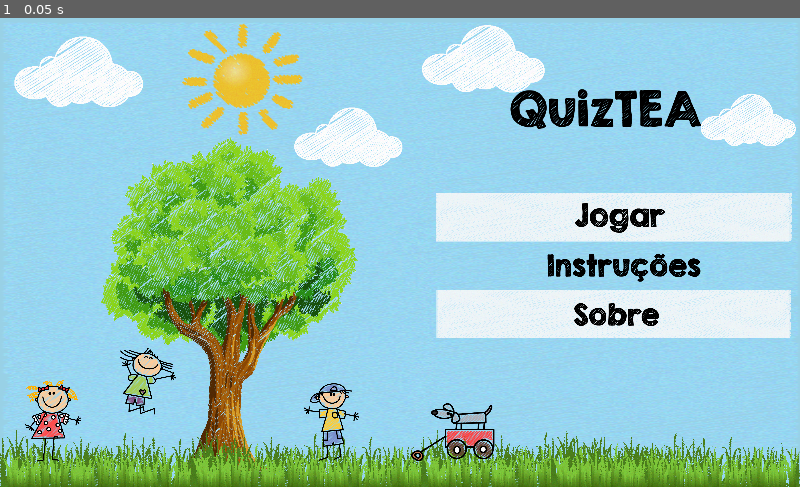
Above: before the commit, frame 1.
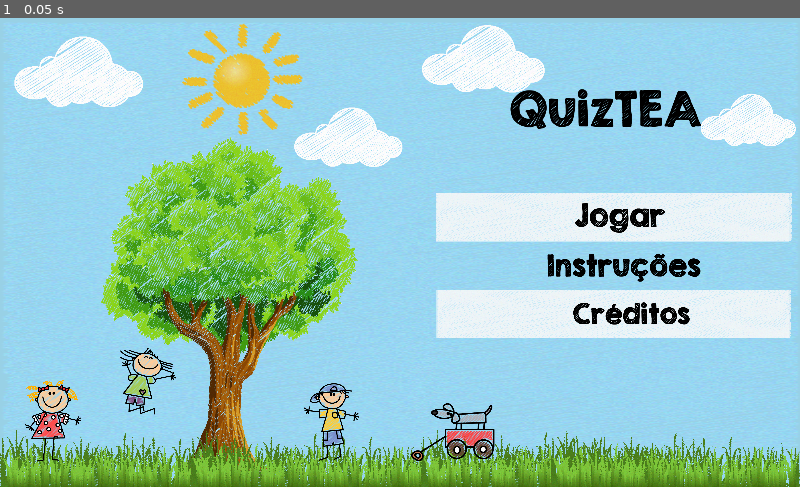
Above: after the commit, the same moment.

Repository: victoriaogomes/QuizTEA
Game: Godot game, scene res://screens/titleScreen.tscn
The game is run twice, just before and just after one commit, with the same random seed, the same clock (stepped at 60 frames per second) and the same inputs.
Inputs:
- Up to frame 1 (0.05 s): no input

The runs differ from the first frame. In frame 1, 0.4% of the frame differs, in the area x 71-87%, y 60-66%.

Commit message:
Tela de créditos pronta

Diff:
--- a/Game/screens/optionsAnimation.tscn
+++ b/Game/screens/optionsAnimation.tscn
@@ -225,6 +225,7 @@
 script = ExtResource( 1 )
 
 [node name="ColorRect" type="ColorRect" parent="."]
+self_modulate = Color( 1, 1, 1, 0 )
 margin_left = -315.0
 margin_top = -480.226
 margin_right = 713.0
@@ -232,6 +233,7 @@
 color = Color( 0.00392157, 0, 0, 0.882353 )
 
 [node name="close" type="TouchScreenButton" parent="."]
+self_modulate = Color( 1, 1, 1, 0 )
 position = Vector2( 641.001, -466.567 )
 scale = Vector2( 0.376, 0.376 )
 normal = ExtResource( 2 )
@@ -243,7 +245,8 @@
 anims/zoom_in_Option2 = SubResource( 4 )
 
 [node name="TouchScreenButton" type="TouchScreenButton" parent="."]
-position = Vector2( -23.8256, -448.338 )
+self_modulate = Color( 1, 1, 1, 0 )
+position = Vector2( -234.685, -0.290527 )
 scale = Vector2( 0.394105, 0.394105 )
 normal = ExtResource( 3 )
 
--- a/Game/screens/titleScreen.tscn
+++ b/Game/screens/titleScreen.tscn
@@ -14,12 +14,233 @@
 [ext_resource path="res://sprites/images/whiteBackground.png" type="Texture" id=12]
 [ext_resource path="res://sprites/texts/Jogar.png" type="Texture" id=13]
 [ext_resource path="res://sprites/texts/instructions.png" type="Texture" id=14]
-[ext_resource path="res://sprites/texts/Sobre.png" type="Texture" id=15]
+[ext_resource path="res://sprites/texts/Creditos.png" type="Texture" id=15]
 [ext_resource path="res://transition.tres" type="Animation" id=16]
 [ext_resource path="res://sprites/images/logo.png" type="Texture" id=17]
+[ext_resource path="res://sprites/texts/about.png" type="Texture" id=18]
+[ext_resource path="res://sprites/texts/Voltar.png" type="Texture" id=19]
 
 [sub_resource type="Animation" id=1]
-resource_name = "logoAnimation"
+resource_name = "creditScreen"
+length = 2.0
+tracks/0/type = "value"
+tracks/0/path = NodePath("../option1:rect_position")
+tracks/0/interp = 1
+tracks/0/loop_wrap = true
+tracks/0/imported = false
+tracks/0/enabled = true
+tracks/0/keys = {
+"times": PoolRealArray( 0, 1 ),
+"transitions": PoolRealArray( 1, 1 ),
+"update": 0,
+"values": [ Vector2( 249.122, -251.791 ), Vector2( 719.163, -251.791 ) ]
+}
+tracks/1/type = "value"
+tracks/1/path = NodePath("../option1:self_modulate")
+tracks/1/interp = 1
+tracks/1/loop_wrap = true
+tracks/1/imported = false
+tracks/1/enabled = true
+tracks/1/keys = {
+"times": PoolRealArray( 0, 1 ),
+"transitions": PoolRealArray( 1, 1 ),
+"update": 0,
+"values": [ Color( 1, 1, 1, 1 ), Color( 1, 1, 1, 0 ) ]
+}
+tracks/2/type = "value"
+tracks/2/path = NodePath("../option1/Sprite:position")
+tracks/2/interp = 1
+tracks/2/loop_wrap = true
+tracks/2/imported = false
+tracks/2/enabled = true
+tracks/2/keys = {
+"times": PoolRealArray( 0, 1 ),
+"transitions": PoolRealArray( 1, 1 ),
+"update": 0,
+"values": [ Vector2( 227.674, 29.9532 ), Vector2( 227.674, 29.9532 ) ]
+}
+tracks/3/type = "value"
+tracks/3/path = NodePath("../option1/Sprite:self_modulate")
+tracks/3/interp = 1
+tracks/3/loop_wrap = true
+tracks/3/imported = false
+tracks/3/enabled = true
+tracks/3/keys = {
+"times": PoolRealArray( 0, 1 ),
+"transitions": PoolRealArray( 1, 1 ),
+"update": 0,
+"values": [ Color( 1, 1, 1, 0.780392 ), Color( 1, 1, 1, 0 ) ]
+}
+tracks/4/type = "value"
+tracks/4/path = NodePath("../option1/play:position")
+tracks/4/interp = 1
+tracks/4/loop_wrap = true
+tracks/4/imported = false
+tracks/4/enabled = true
+tracks/4/keys = {
+"times": PoolRealArray( 0, 1 ),
+"transitions": PoolRealArray( 1, 1 ),
+"update": 0,
+"values": [ Vector2( 148.898, 3.25494 ), Vector2( 148.898, 3.25494 ) ]
+}
+tracks/5/type = "value"
+tracks/5/path = NodePath("../option1/play:self_modulate")
+tracks/5/interp = 1
+tracks/5/loop_wrap = true
+tracks/5/imported = false
+tracks/5/enabled = true
+tracks/5/keys = {
+"times": PoolRealArray( 0, 1 ),
+"transitions": PoolRealArray( 1, 1 ),
+"update": 0,
+"values": [ Color( 1, 1, 1, 1 ), Color( 1, 1, 1, 0 ) ]
+}
+tracks/6/type = "value"
+tracks/6/path = NodePath("../instructions:self_modulate")
+tracks/6/interp = 1
+tracks/6/loop_wrap = true
+tracks/6/imported = false
+tracks/6/enabled = true
+tracks/6/keys = {
+"times": PoolRealArray( 0, 1 ),
+"transitions": PoolRealArray( 1, 1 ),
+"update": 0,
+"values": [ Color( 1, 1, 1, 1 ), Color( 1, 1, 1, 0 ) ]
+}
+tracks/7/type = "value"
+tracks/7/path = NodePath("../option3:rect_position")
+tracks/7/interp = 1
+tracks/7/loop_wrap = true
+tracks/7/imported = false
+tracks/7/enabled = true
+tracks/7/keys = {
+"times": PoolRealArray( 0, 1 ),
+"transitions": PoolRealArray( 1, 1 ),
+"update": 0,
+"values": [ Vector2( 249.122, -129.204 ), Vector2( 720.329, -129.204 ) ]
+}
+tracks/8/type = "value"
+tracks/8/path = NodePath("../option3/sprite3:position")
+tracks/8/interp = 1
+tracks/8/loop_wrap = true
+tracks/8/imported = false
+tracks/8/enabled = true
+tracks/8/keys = {
+"times": PoolRealArray( 0, 1 ),
+"transitions": PoolRealArray( 1, 1 ),
+"update": 0,
+"values": [ Vector2( 227.837, 31.4136 ), Vector2( 227.837, 31.4136 ) ]
+}
+tracks/9/type = "value"
+tracks/9/path = NodePath("../option3/creditos:position")
+tracks/9/interp = 1
+tracks/9/loop_wrap = true
+tracks/9/imported = false
+tracks/9/enabled = true
+tracks/9/keys = {
+"times": PoolRealArray( 0, 1 ),
+"transitions": PoolRealArray( 1, 1 ),
+"update": 0,
+"values": [ Vector2( 173.272, 7.6499 ), Vector2( 173.272, 7.6499 ) ]
+}
+tracks/10/type = "value"
+tracks/10/path = NodePath("../option3/creditos:self_modulate")
+tracks/10/interp = 1
+tracks/10/loop_wrap = true
+tracks/10/imported = false
+tracks/10/enabled = true
+tracks/10/keys = {
+"times": PoolRealArray( 0, 1 ),
+"transitions": PoolRealArray( 1, 1 ),
+"update": 0,
+"values": [ Color( 1, 1, 1, 1 ), Color( 1, 1, 1, 0 ) ]
+}
+tracks/11/type = "value"
+tracks/11/path = NodePath("../option3/sprite3:self_modulate")
+tracks/11/interp = 1
+tracks/11/loop_wrap = true
+tracks/11/imported = false
+tracks/11/enabled = true
+tracks/11/keys = {
+"times": PoolRealArray( 0, 1 ),
+"transitions": PoolRealArray( 1, 1 ),
+"update": 0,
+"values": [ Color( 1, 1, 1, 0.780392 ), Color( 1, 1, 1, 0 ) ]
+}
+tracks/12/type = "value"
+tracks/12/path = NodePath("../option3:self_modulate")
+tracks/12/interp = 1
+tracks/12/loop_wrap = true
+tracks/12/imported = false
+tracks/12/enabled = true
+tracks/12/keys = {
+"times": PoolRealArray( 0, 1 ),
+"transitions": PoolRealArray( 1, 1 ),
+"update": 0,
+"values": [ Color( 1, 1, 1, 1 ), Color( 1, 1, 1, 0 ) ]
+}
+tracks/13/type = "value"
+tracks/13/path = NodePath("../creditos:self_modulate")
+tracks/13/interp = 1
+tracks/13/loop_wrap = true
+tracks/13/imported = false
+tracks/13/enabled = true
+tracks/13/keys = {
+"times": PoolRealArray( 0, 1, 2 ),
+"transitions": PoolRealArray( 1, 1, 1 ),
+"update": 0,
+"values": [ Color( 1, 1, 1, 0 ), Color( 1, 1, 1, 0 ), Color( 1, 1, 1, 1 ) ]
+}
+tracks/14/type = "value"
+tracks/14/path = NodePath("../logo2:self_modulate")
+tracks/14/interp = 1
+tracks/14/loop_wrap = true
+tracks/14/imported = false
+tracks/14/enabled = true
+tracks/14/keys = {
+"times": PoolRealArray( 0, 1, 2 ),
+"transitions": PoolRealArray( 1, 1, 1 ),
+"update": 0,
+"values": [ Color( 1, 1, 1, 0 ), Color( 1, 1, 1, 0 ), Color( 1, 1, 1, 1 ) ]
+}
+tracks/15/type = "value"
+tracks/15/path = NodePath("../goBack:self_modulate")
+tracks/15/interp = 1
+tracks/15/loop_wrap = true
+tracks/15/imported = false
+tracks/15/enabled = true
+tracks/15/keys = {
+"times": PoolRealArray( 0, 1, 2 ),
+"transitions": PoolRealArray( 1, 1, 1 ),
+"update": 0,
+"values": [ Color( 1, 1, 1, 0 ), Color( 1, 1, 1, 0 ), Color( 1, 1, 1, 1 ) ]
+}
+tracks/16/type = "value"
+tracks/16/path = NodePath("../goBack/Sprite:self_modulate")
+tracks/16/interp = 1
+tracks/16/loop_wrap = true
+tracks/16/imported = false
+tracks/16/enabled = true
+tracks/16/keys = {
+"times": PoolRealArray( 0, 1, 2 ),
+"transitions": PoolRealArray( 1, 1, 1 ),
+"update": 0,
+"values": [ Color( 1, 1, 1, 0 ), Color( 1, 1, 1, 0 ), Color( 1, 1, 1, 1 ) ]
+}
+tracks/17/type = "value"
+tracks/17/path = NodePath("../goBack/voltar:self_modulate")
+tracks/17/interp = 1
+tracks/17/loop_wrap = true
+tracks/17/imported = false
+tracks/17/enabled = true
+tracks/17/keys = {
+"times": PoolRealArray( 0, 1, 2 ),
+"transitions": PoolRealArray( 1, 1, 1 ),
+"update": 0,
+"values": [ Color( 1, 1, 1, 0 ), Color( 1, 1, 1, 0 ), Color( 1, 1, 1, 1 ) ]
+}
+
+[sub_resource type="Animation" id=2]
 length = 0.8
 tracks/0/type = "value"
 tracks/0/path = NodePath("../ColorRect/Sprite:self_modulate")
@@ -46,8 +267,7 @@
 "values": [ Color( 1, 1, 1, 1 ), Color( 1, 1, 1, 1 ) ]
 }
 
-[sub_resource type="Animation" id=2]
-resource_name = "logoLeaving"
+[sub_resource type="Animation" id=3]
 length = 2.5
 tracks/0/type = "value"
 tracks/0/path = NodePath("../ColorRect/Sprite:self_modulate")
@@ -172,7 +392,7 @@
 editor/display_folded = true
 margin_left = 249.122
 margin_top = -251.791
-margin_right = 701.122
+margin_right = 701.117
 margin_bottom = -189.791
 color = Color( 1, 1, 1, 0.478431 )
 
@@ -196,7 +416,7 @@
 editor/display_folded = true
 margin_left = 249.122
 margin_top = -129.204
-margin_right = 701.121
+margin_right = 701.125
 margin_bottom = -67.2042
 color = Color( 1, 1, 1, 0.478431 )
 
@@ -206,18 +426,20 @@
 scale = Vector2( 0.442101, 0.154089 )
 texture = ExtResource( 12 )
 
-[node name="about" type="TouchScreenButton" parent="option3"]
+[node name="creditos" type="TouchScreenButton" parent="option3"]
 position = Vector2( 173.272, 7.6499 )
-scale = Vector2( 0.264, 0.264 )
+scale = Vector2( 0.252015, 0.252015 )
 normal = ExtResource( 15 )
 
 [node name="AnimationPlayer" type="AnimationPlayer" parent="."]
 root_node = NodePath("")
-anims/logoAnimation = SubResource( 1 )
-anims/logoLeaving = SubResource( 2 )
+anims/creditScreen = SubResource( 1 )
+anims/logoAnimation = SubResource( 2 )
+anims/logoLeaving = SubResource( 3 )
 anims/transition = ExtResource( 16 )
 
 [node name="ColorRect" type="ColorRect" parent="."]
+editor/display_folded = true
 visible = false
 margin_left = -309.0
 margin_top = -476.0
@@ -225,11 +447,45 @@
 margin_bottom = 124.0
 
 [node name="Sprite" type="Sprite" parent="ColorRect"]
-self_modulate = Color( 1, 1, 1, 0 )
 position = Vector2( 512.879, 282.267 )
 scale = Vector2( 0.15527, 0.15527 )
 texture = ExtResource( 17 )
 
+[node name="creditos" type="Sprite" parent="."]
+visible = false
+self_modulate = Color( 1, 1, 1, 0 )
+position = Vector2( 454.625, -149.114 )
+scale = Vector2( 0.180867, 0.180867 )
+texture = ExtResource( 18 )
+
+[node name="logo2" type="Sprite" parent="."]
+visible = false
+self_modulate = Color( 1, 1, 1, 0 )
+position = Vector2( 478.245, -126.074 )
+scale = Vector2( 0.12217, 0.12217 )
+texture = ExtResource( 17 )
+
+[node name="goBack" type="ColorRect" parent="."]
+self_modulate = Color( 1, 1, 1, 0 )
+margin_left = 380.0
+margin_top = 8.0
+margin_right = 568.0
+margin_bottom = 42.0
+color = Color( 1, 1, 1, 0.478431 )
+
+[node name="Sprite" type="Sprite" parent="goBack"]
+self_modulate = Color( 1, 1, 1, 0 )
+position = Vector2( 94.3596, 17.0451 )
+scale = Vector2( 0.184096, 0.0871445 )
+texture = ExtResource( 12 )
+
+[node name="voltar" type="TouchScreenButton" parent="goBack"]
+self_modulate = Color( 1, 1, 1, 0 )
+position = Vector2( 61.5808, 5.54785 )
+scale = Vector2( 0.151, 0.151 )
+normal = ExtResource( 19 )
+
 [connection signal="pressed" from="option1/play" to="." method="_on_play_pressed"]
 [connection signal="pressed" from="instructions" to="." method="_on_instructions_pressed"]
-[connection signal="pressed" from="option3/about" to="." method="_on_about_pressed"]
+[connection signal="pressed" from="option3/creditos" to="." method="_on_creditos_pressed"]
+[connection signal="pressed" from="goBack/voltar" to="." method="_on_voltar_pressed"]
--- a/Game/screens/titleScreenManager.gd
+++ b/Game/screens/titleScreenManager.gd
@@ -4,6 +4,7 @@
 
 
 func _ready():
+	$goBack/voltar.set_block_signals(true)
 	get_tree().set_quit_on_go_back(true)
 	get_tree().set_auto_accept_quit(true)
 	if(global_config.initiatingGame == 0 ):
@@ -17,7 +18,7 @@
 func _on_play_pressed():
 	$option1/play.set_shape_visible(false)
 	$instructions.set_shape_visible(false)
-	$option3/about.set_shape_visible(false)
+	$option3/creditos.set_shape_visible(false)
 	get_node("/root/Node2D/AnimationPlayer").play("transition", -1, 1.0, false)
 	yield(get_node("/root/Node2D/AnimationPlayer"), "animation_finished")
 #warning-ignore:return_value_discarded
@@ -28,5 +29,25 @@
 	pass # Replace with function body.
 
 
-func _on_about_pressed():
-	pass # Replace with function body.
+func _on_creditos_pressed():
+	$creditos.set_visible(true)
+	$logo2.set_visible(true)
+	$goBack.set_visible(true)
+	get_node("/root/Node2D/AnimationPlayer").play("creditScreen", -1, 1.0, false)
+	yield(get_node("/root/Node2D/AnimationPlayer"), "animation_finished")
+	$goBack/voltar.set_block_signals(false)
+	$option1/play.set_block_signals(true)
+	$instructions.set_block_signals(true)
+	$option3/creditos.set_block_signals(true)
+
+
+func _on_voltar_pressed():
+	get_node("/root/Node2D/AnimationPlayer").play_backwards("creditScreen", -1)
+	yield(get_node("/root/Node2D/AnimationPlayer"), "animation_finished")
+	$creditos.set_visible(false)
+	$logo2.set_visible(false)
+	$goBack.set_visible(false)
+	$option1/play.set_block_signals(false)
+	$instructions.set_block_signals(false)
+	$option3/creditos.set_block_signals(false)
+	$goBack/voltar.set_block_signals(true)
--- a/Game/transition.tres
+++ b/Game/transition.tres
@@ -137,7 +137,7 @@
 "values": [ Color( 1, 1, 1, 1 ), Color( 1, 1, 1, 0 ) ]
 }
 tracks/11/type = "value"
-tracks/11/path = NodePath("../option3/about:self_modulate")
+tracks/11/path = NodePath("../option3/creditos:self_modulate")
 tracks/11/interp = 1
 tracks/11/loop_wrap = true
 tracks/11/imported = false
Not shown: 1 places in Game/screens/titleScreen.tscn that only renumber resources
Binary file added: Game/sprites/texts/Creditos.png
Not shown, changed: Game/sprites/texts/Creditos.png.import
Binary file removed: Game/sprites/texts/Sobre.png
Binary file added: Game/sprites/texts/Voltar.png
Not shown, added: Game/sprites/texts/Voltar.png.import
Binary file added: Game/sprites/texts/about.png
Not shown, added: Game/sprites/texts/about.png.import
